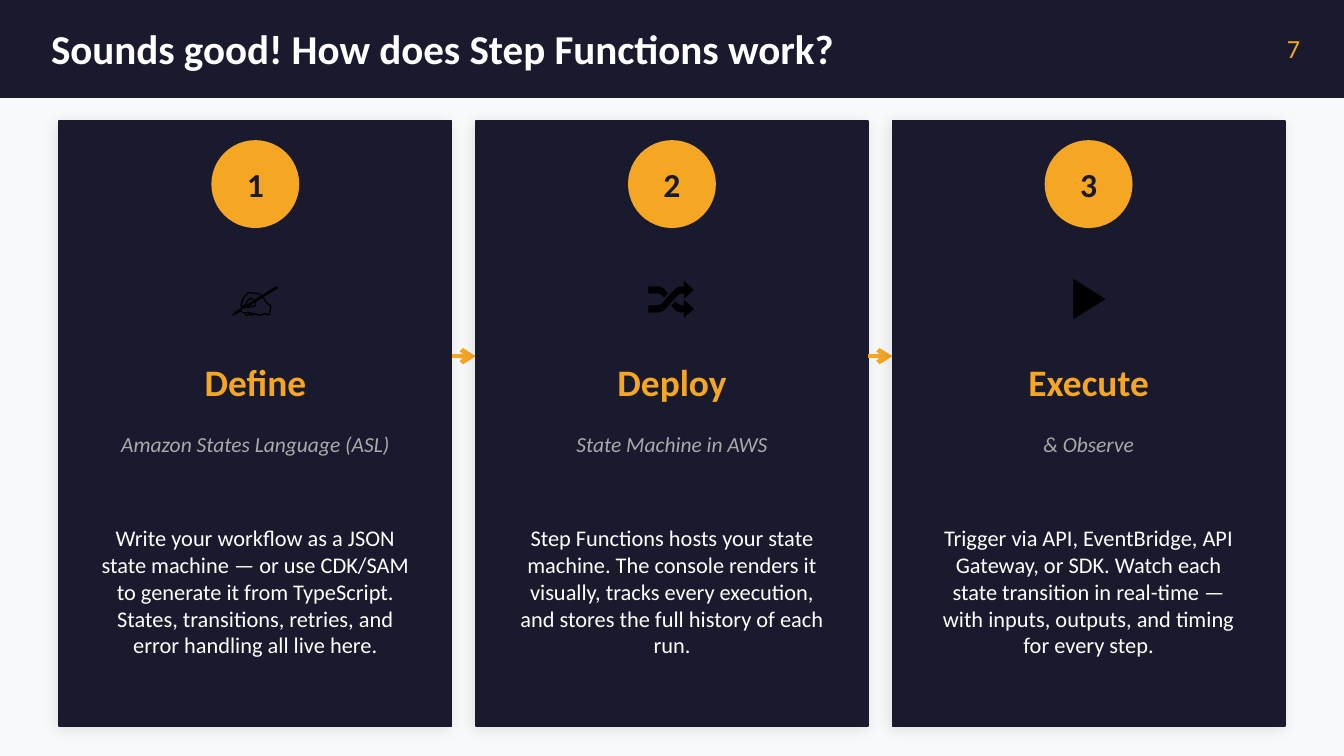
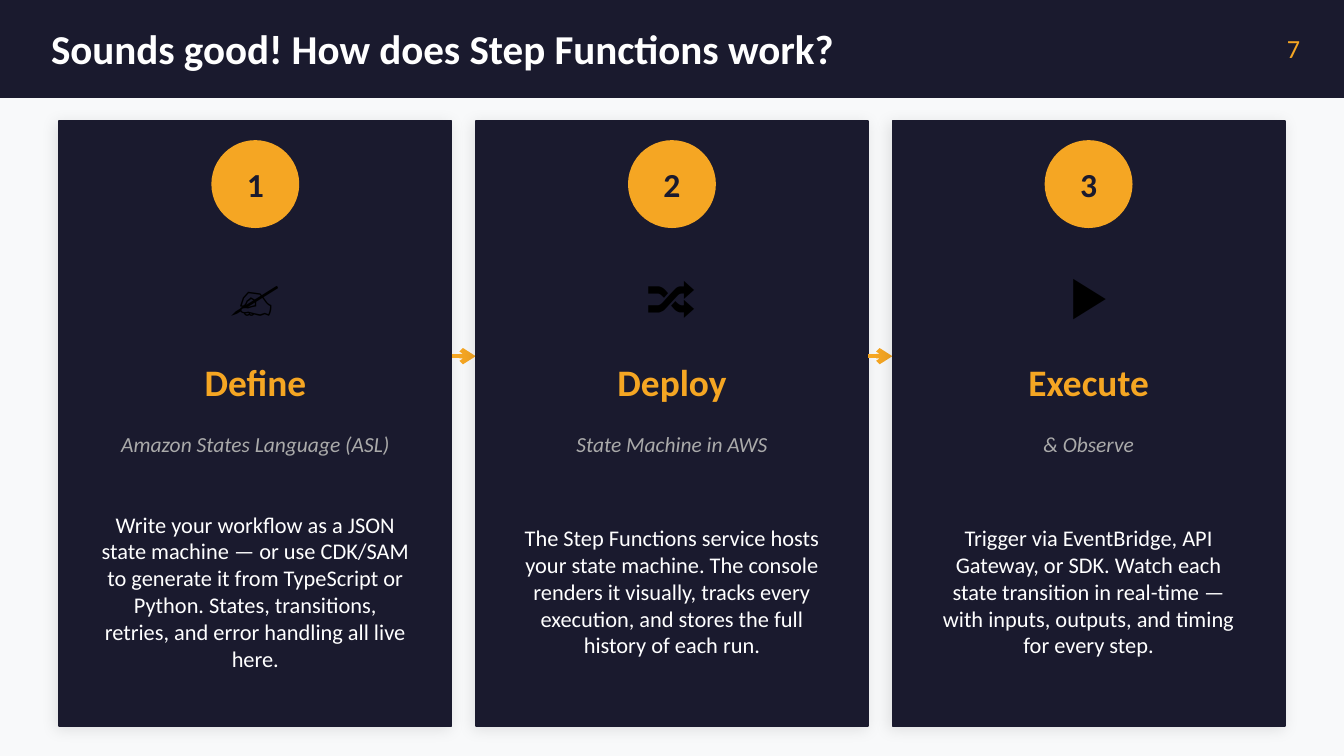
Before and after one commit to budoudoh/aws-step-function-demo, a slide deck: slide 7 of Step_Function_2026.pptx. Drawn at 1344x756 pixels with LibreOffice and Linux fonts; fonts in the diff are those of the drawing. Boxes give left, top, right and bottom in pixels: in the first picture for what was removed or moved away, otherwise in the second. Text is boxed around its words. In the diff, an @@ line names an element or a change of style, - is before the commit and + after.

Commit message:
Updating presentation

```diff
--- a/Step_Function_2026.pptx
+++ b/Step_Function_2026.pptx
@@ text at bbox=[102, 517, 409, 667]: text changed @@
-Write your workflow as a JSON state machine — or use CDK/SAM to generate it from TypeScript. States, transitions, retries, and error handling all live here.
+Write your workflow as a JSON state machine — or use CDK/SAM to generate it from TypeScript or Python. States, transitions, retries, and error handling all live here.
@@ text at bbox=[525, 530, 819, 657]: text changed @@
-Step Functions hosts your state machine. The console renders it visually, tracks every execution, and stores the full history of each run.
+The Step Functions service hosts your state machine. The console renders it visually, tracks every execution, and stores the full history of each run.
@@ text at bbox=[943, 530, 1234, 657]: text changed @@
-Trigger via API, EventBridge, API Gateway, or SDK. Watch each state transition in real-time — with inputs, outputs, and timing for every step.
+Trigger via EventBridge, API Gateway, or SDK. Watch each state transition in real-time — with inputs, outputs, and timing for every step.
```
Also in this commit, not shown: 9 other slides changed.
